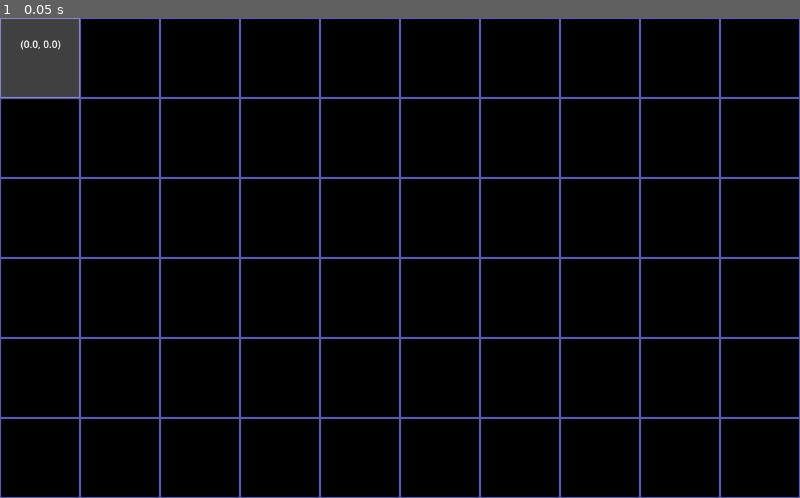
Above: before the commit, frame 1.
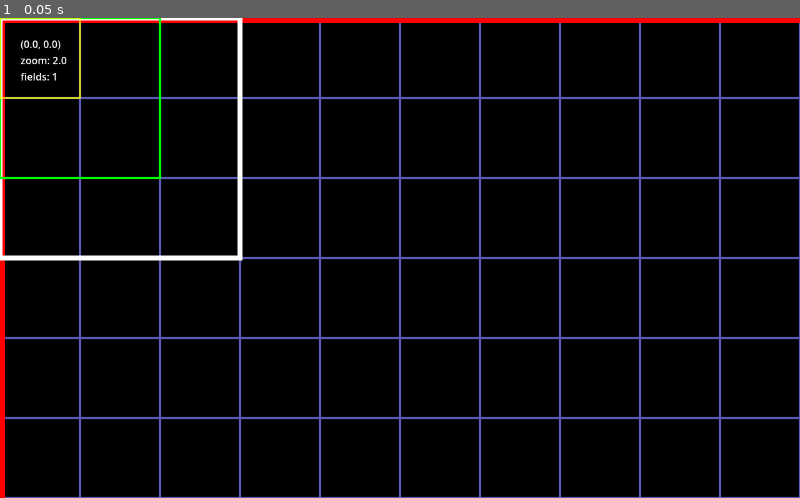
Above: after the commit, the same moment.

Repository: MarshallNekiu/MyLittleProject
Game: Godot game, scene res://scene/main.tscn
Same seed, same stepped clock (60 frames per second), same inputs: the game is played once before the commit and once after it.
Inputs:
- Up to frame 1 (0.05 s): no input

The runs differ from the first frame. In frame 1, 4.0% of the frame differs, in the area x 0-100%, y 0-100%.

Commit message:
Classes initial placeholder

Diff:
--- a/project.godot
+++ b/project.godot
@@ -23,7 +23,7 @@
 
 [editor_plugins]
 
-enabled=PackedStringArray("res://addons/SimpleTODO/plugin.cfg", "res://addons/indent_guidelines/plugin.cfg", "res://addons/script-ide/plugin.cfg")
+enabled=PackedStringArray("res://addons/SimpleTODO/plugin.cfg", "res://addons/indent_guidelines/plugin.cfg", "res://addons/script-ide/plugin.cfg", "res://addons/script_spliter/plugin.cfg")
 
 [rendering]
 
--- a/scene/main.tscn
+++ b/scene/main.tscn
@@ -28,42 +28,13 @@
 [node name="Main" type="Node"]
 script = ExtResource("1_itxqv")
 
-[node name="Control" type="Control" parent="."]
-layout_mode = 3
-anchors_preset = 15
-anchor_right = 1.0
-anchor_bottom = 1.0
-grow_horizontal = 2
-grow_vertical = 2
-mouse_filter = 2
+[node name="DebugLayer" type="CanvasLayer" parent="."]
 
-[node name="OO" type="ColorRect" parent="Control"]
-layout_mode = 0
-offset_right = 64.0
-offset_bottom = 64.0
-color = Color(1, 1, 1, 0.25)
-
-[node name="OX" type="ColorRect" parent="Control"]
-layout_mode = 0
-offset_left = 1216.0
-offset_right = 1280.0
-offset_bottom = 64.0
-color = Color(1, 1, 1, 0.25)
-
-[node name="OY" type="ColorRect" parent="Control"]
-layout_mode = 0
-offset_top = 704.0
-offset_right = 64.0
-offset_bottom = 768.0
-color = Color(1, 1, 1, 0.25)
-
-[node name="XY" type="ColorRect" parent="Control"]
-layout_mode = 0
-offset_left = 1216.0
-offset_top = 704.0
-offset_right = 1280.0
-offset_bottom = 768.0
-color = Color(1, 1, 1, 0.25)
+[node name="Label" type="Label" parent="DebugLayer"]
+offset_left = 33.0
+offset_top = 30.0
+offset_right = 73.0
+offset_bottom = 53.0
 
 [node name="CamLayer" type="CanvasLayer" parent="."]
 layer = -1
@@ -90,16 +61,6 @@
 texture = ExtResource("2_v0l8b")
 stretch_mode = 1
 
-[node name="Fields" type="Node2D" parent="."]
-
 [node name="Camera" type="Camera2D" parent="."]
 anchor_mode = 0
 zoom = Vector2(2, 2)
-
-[node name="DebugLayer" type="CanvasLayer" parent="."]
-
-[node name="Label" type="Label" parent="DebugLayer"]
-offset_left = 33.0
-offset_top = 30.0
-offset_right = 73.0
-offset_bottom = 53.0
--- a/script/field.gd
+++ b/script/field.gd
@@ -1,24 +1,55 @@
 class_name Field
-extends Node
+extends Node2D
+
+var size: Vector2:
+	set(x): __rectNode.size = x
+	get: return __rectNode.size
 
 var __class: String = ""
+var __teams: Array[Team]
+var __focus: Team
+
+var __rectNode: ReferenceRect = ReferenceRect.new()
+var __teamsNode: Node2D = Node2D.new()
 
 
-func _init(_class) -> void:
+func _init(_class: String) -> void:
 	__class = _class
+
+	__rectNode.border_color = Color.WHITE
+	__rectNode.border_width = 4.0
+	__rectNode.editor_only = false
+	__rectNode.size = Vector2(192, 192)
+	__rectNode.mouse_filter = Control.MOUSE_FILTER_IGNORE
+
+	add_child(__rectNode)
+	add_child(__teamsNode)
 
 
 func __newTeam(_name: String) -> Team:
 	var team: Team = Team.new(_name)
-
 	return team
 
 
-func addTeam(_name: String) -> void:
+func attachTeam(_name: String) -> void:
 	var team: Team = __newTeam(_name)
+	__teams.append(team)
 
-	$Teams.add_child(team)
+
+func attachUnit(_tIdx: int, _class: String) -> void:
+	__teams[_tIdx].attachUnit(_class)
+
+
+func addTeam(idx: int) -> void:
+	var team: Team = __teams[idx]
+	__teamsNode.add_child(team)
+
+
+func addUnit(_tIdx: int, _uIdx: int) -> void:
+	__teams[_tIdx].addUnit(_uIdx)
 
 
 func focusTeam(idx: int) -> void:
-	pass
+	if is_instance_valid(__focus):
+		pass
+	__focus = __teams[idx]
--- a/script/main.gd
+++ b/script/main.gd
@@ -1,16 +1,35 @@
 extends Node
 
-#LIAM, LUDO, LINO, MYRON, MYR, KYRO, SIRO, TYRON, VARYON, BYNARO, PANTALUNA
+var size: Vector2:
+	set(x): __rectNode.size = x
+	get: return __rectNode.size
 
 var __fields: Array[Field]
+var __focus: Field
+
+var __rectNode: ReferenceRect = ReferenceRect.new()
+var __fieldsNode: Node2D = Node2D.new()
 
 
 func _init() -> void:
 	attachField("normal")
+	attachTeam(0, "player")
+	attachUnit(0, 0, "normal")
+
+	__rectNode.border_color = Color.RED
+	__rectNode.border_width = 8.0
+	__rectNode.editor_only = false
+	__rectNode.size = Vector2(1280, 768)
+	__rectNode.mouse_filter = Control.MOUSE_FILTER_IGNORE
+
+	add_child(__rectNode)
+	add_child(__fieldsNode)
 
 
 func _ready() -> void:
 	addField(0)
+	addTeam(0, 0)
+	addUnit(0, 0, 0)
 
 
 func _input(event: InputEvent) -> void:
@@ -24,7 +43,9 @@
 
 func _process(delta: float) -> void:
 	$DebugLayer/Label.text = str(
-		getCameraPosition()
+		getCameraPosition(), "\n",
+		"zoom: ", getCameraZoom(), "\n",
+		"fields: ", __fields.size()
 	)
 
 
@@ -54,21 +75,36 @@
 
 func __newField(_class: String) -> Field:
 	var field: Field = Field.new(_class)
-
 	return field
 
 
-func attachField(_class) -> void:
-	var field: Field = Field.new(_class)
+func attachField(_class: String) -> void:
+	var field: Field = __newField(_class)
+	__fields.append(field)
 
-	__fields.append(field)
+
+func attachTeam(_fIdx: int, _name: String) -> void:
+	__fields[_fIdx].attachTeam(_name)
+
+
+func attachUnit(_fidx: int, _tIdx: int, _class) -> void:
+	__fields[_fidx].attachUnit(_tIdx, _class)
 
 
 func addField(idx: int) -> void:
 	var field: Field = __fields[idx]
+	__rectNode.add_child(field)
 
-	$Fields.add_child(field)
+
+func addTeam(_fIdx: int, _tIdx: int) -> void:
+	__fields[_fIdx].addTeam(_tIdx)
+
+
+func addUnit(_fidx: int, _tIdx: int, _uIdx: int) -> void:
+	__fields[_fidx].addUnit(_tIdx, _uIdx)
 
 
 func focusField(idx: int) -> void:
-	pass
+	if is_instance_valid(__focus):
+		pass
+	__focus = __fields[idx]
--- a/script/team.gd
+++ b/script/team.gd
@@ -1,27 +1,54 @@
 class_name Team
-extends Node
+extends Node2D
+
+var size: Vector2:
+	set(x): __rectNode.size = x
+	get: return __rectNode.size
 
 var __name: String = ""
+var __units: Array[Unit]
+var __focus: Unit
+
+var __rectNode: ReferenceRect = ReferenceRect.new()
+var __unitsNode: Node2D = Node2D.new()
 
 
-func _init(_name) -> void:
+func _init(_name: String) -> void:
 	__name = _name
 
+	__rectNode.border_color = Color.GREEN
+	__rectNode.border_width = 2.0
+	__rectNode.editor_only = false
+	__rectNode.size = Vector2(128, 128)
+	__rectNode.mouse_filter = Control.MOUSE_FILTER_IGNORE
 
-func __newUnit(_class) -> Unit:
-	var unit = Unit.new(_class)
+	var normalsNode: Node2D = Node2D.new()
+	normalsNode.name = "normal"
 
+	__unitsNode.add_child(normalsNode)
+	add_child(__rectNode)
+	add_child(__unitsNode)
+
+
+func __newUnit(_class: String) -> Unit:
+	var unit: Unit = Unit.new(_class)
 	return unit
 
 
-func addUnit(_class: String) -> void:
+func attachUnit(_class: String) -> void:
 	var unit: Unit = __newUnit(_class)
-
-	$Units.get_node(_class).append(unit)
+	__units.append(unit)
 
 
-func focusUnit(idx) -> void:
-	pass
+func addUnit(idx: int) -> void:
+	var unit: Unit = __units[idx]
+	__unitsNode.get_node(unit.getClass()).add_child(unit)
+
+
+func focusUnit(idx: int) -> void:
+	if is_instance_valid(__focus):
+		pass
+	__focus = __units[idx]
 
 
 func getName() -> String: return __name
--- a/script/unit.gd
+++ b/script/unit.gd
@@ -1,11 +1,25 @@
 class_name Unit
 extends Node
 
+var size: Vector2:
+	set(x): __rectNode.size = x
+	get: return __rectNode.size
+
 var __class: String = ""
+
+var __rectNode: ReferenceRect = ReferenceRect.new()
 
 
 func _init(_class: String) -> void:
 	__class = _class
 
+	__rectNode.border_color = Color.YELLOW
+	__rectNode.border_width = 1.0
+	__rectNode.editor_only = false
+	__rectNode.size = Vector2(64, 64)
+	__rectNode.mouse_filter = Control.MOUSE_FILTER_IGNORE
+
+	add_child(__rectNode)
+
 
 func getClass() -> String: return __class
Binary file added: addons/script_spliter/assets/placeholder.png
Not shown, added: addons/script_spliter/assets/placeholder.png.import
Not shown, added: addons/script_spliter/assets/style_sep.tres
Not shown, added: addons/script_spliter/container.gd
Not shown, added: addons/script_spliter/container.gd.uid
Not shown, added: addons/script_spliter/context/button.gd
Not shown, added: addons/script_spliter/context/button.gd.uid
Binary file added: addons/script_spliter/context/icons/sp_2H.png
Not shown, added: addons/script_spliter/context/icons/sp_2H.png.import
Binary file added: addons/script_spliter/context/icons/sp_2V.png
Not shown, added: addons/script_spliter/context/icons/sp_2V.png.import
Binary file added: addons/script_spliter/context/icons/sp_3H.png
(and 18 more such lines)
